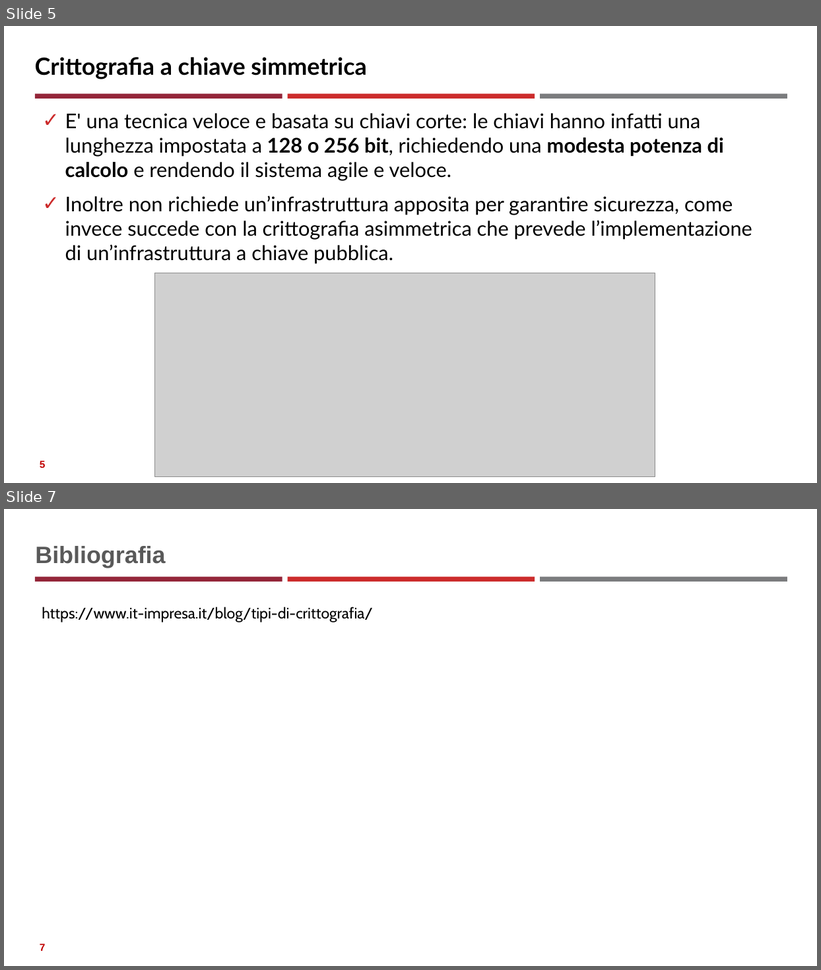
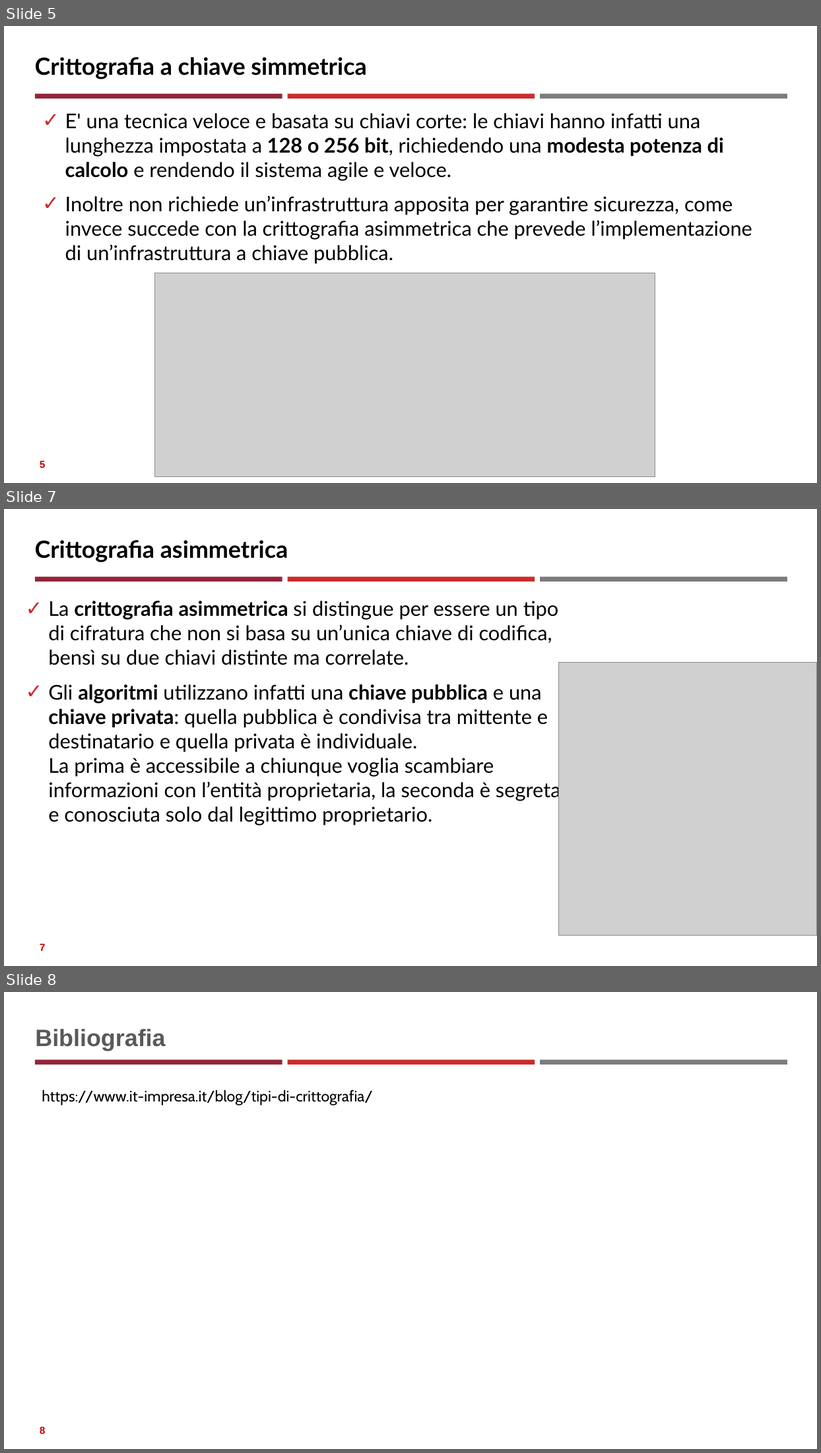
Before and after one commit to neural1977/data_science_interview_material, a slide deck: Assicurazioni/Tecniche crittografiche_ita.pptx. Shown one above the other, each under a label of ours: slides 5 and 7 before the commit, slides 5, 7 and 8 after it; the slides between them are not shown. The pictures are 821x970 and 821x1453 pixels, drawn with LibreOffice and Linux fonts; fonts in the diff are those of the drawing; grey boxes stand for pictures. Boxes give left, top, right and bottom in pixels: in the first picture for what was removed or moved away, otherwise in the second. Text is boxed around its words. In the diff, an @@ line names an element or a change of style, - is before the commit and + after.

```diff
--- a/Assicurazioni/Tecniche crittografiche_ita.pptx
+++ b/Assicurazioni/Tecniche crittografiche_ita.pptx
@@ slide 7 added at (x1=4, y1=509, x2=817, y2=966), background #FFFFFF; not listed: 3 template elements that a slide beside it also shows @@
@@ title added at (x1=35, y1=540, x2=288, y2=562), 28 pt, text #000000, bold @@
+Crittografia asimmetrica
@@ text added at (x1=48, y1=601, x2=561, y2=826), 24 pt, text #000000 @@
+✓ La crittografia asimmetrica si distingue per essere un tipo di cifratura che non si basa su un’unica chiave di codifica, bensì su due chiavi distinte ma correlate.
+✓ Gli algoritmi utilizzano infatti una chiave pubblica e una chiave privata: quella pubblica è condivisa tra mittente e destinatario e quella privata è individuale.
+  La prima è accessibile a chiunque voglia scambiare informazioni con l’entità proprietaria, la seconda è segreta e conosciuta solo dal legittimo proprietario.
@@ picture added at (x1=558, y1=662, x2=817, y2=935) @@
@@ page number added at (x1=40, y1=944, x2=46, y2=951), 12 pt, text #C00000, bold @@
+7
@@ what was slide 7 is now slide 8 @@
@@ page number at (x1=40, y1=1427, x2=46, y2=1434): text changed @@
-7
+8
```
Also in this commit, not shown: 1 slide changed, 3 other files.
